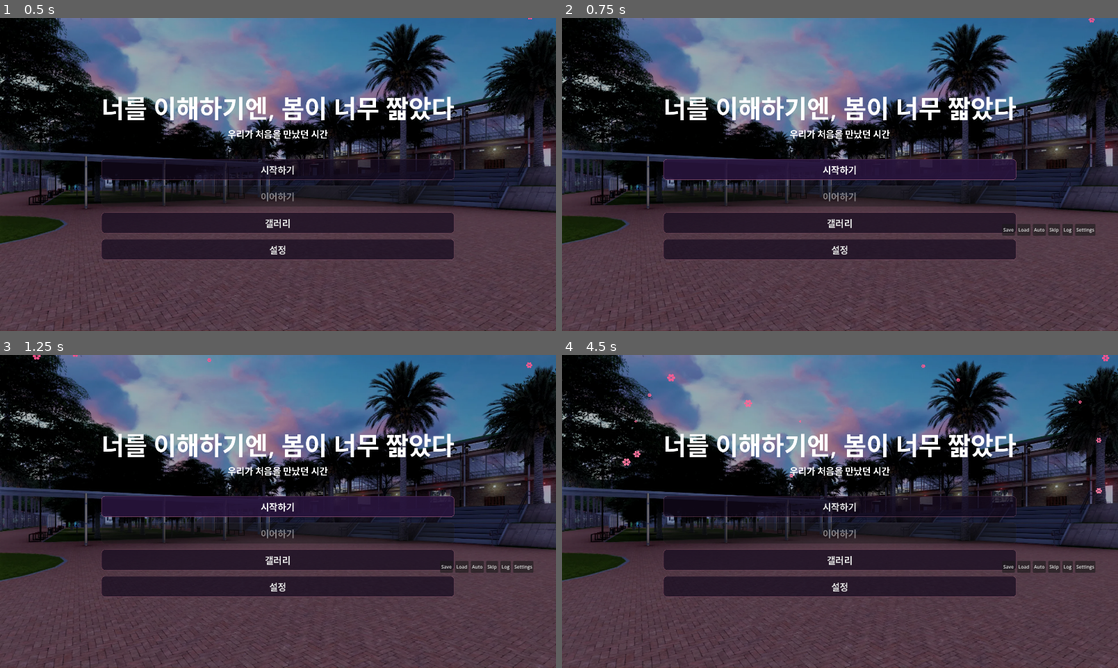
Above: before the commit, frames 1-4 (two rows, left to right).
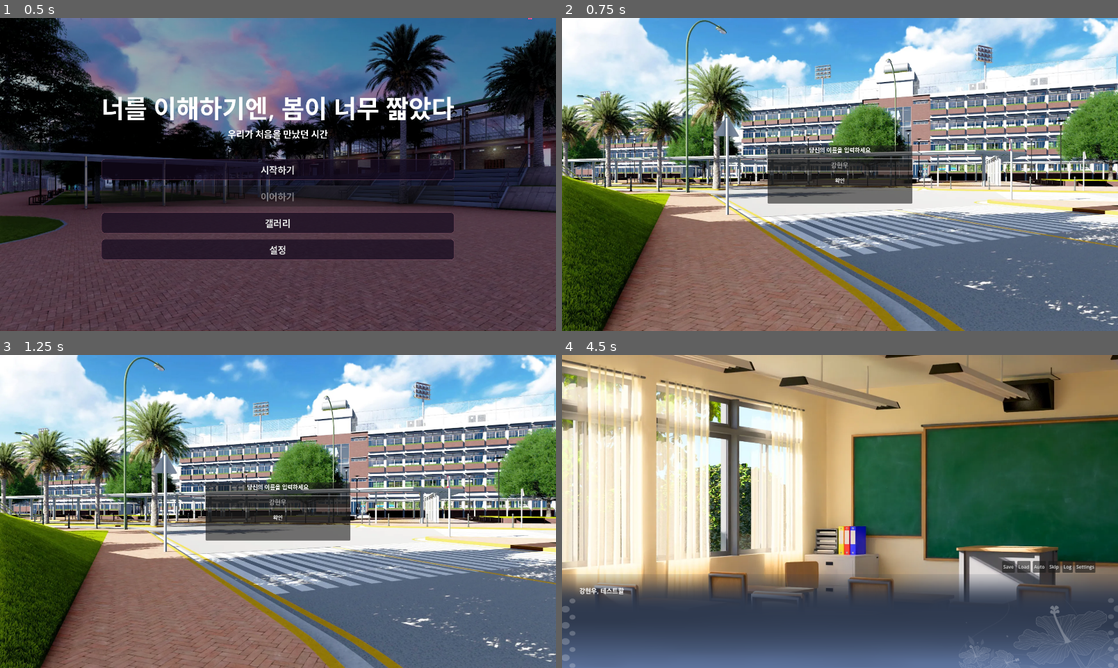
Above: after the commit, the same moments.

Repository: fomula91/godot-m
Game: Godot game, scene res://scenes/title_screen.tscn
The game is run twice, just before and just after one commit, with the same random seed, the same clock (stepped at 60 frames per second) and the same inputs.
Inputs (mouse positions are in pixels of both pictures, inside the frame that each line leads up to):
- Up to frame 1 (0.5 s): no input
- Up to frame 2 (0.75 s): click "시작하기" at 0.5 s
- Up to frame 3 (1.25 s): no input
- Up to frame 4 (4.5 s): click (840, 505) at 1.25 s, where only the run before the commit has a clickable "시작하기"; click (1056, 567) at 2 s, where only the run before the commit has a clickable "Skip"; click (1056, 567) at 2.75 s, where only the run before the commit has a clickable "Skip"; click (840, 517) at 3.5 s, where only the run after the commit has a clickable "확인"; click (840, 558) at 4.25 s, where only the run before the commit has a clickable "갤러리"

Frame 1 is identical in both runs. In frame 2, 97% of the frame differs, in the area x 0-100%, y 0-100%; in frame 3, 97%; in frame 4, 97%.
Error before the commit: Parse Error: Identifier "dialogue_box" not declared in the current scope. (res://scenes/main_scene.gd:93)

Commit message:
이미지 적용

Diff:
--- a/scenes/controller/dialogue_controller.gd
+++ b/scenes/controller/dialogue_controller.gd
@@ -122,10 +122,7 @@
     typing_finished.emit()
 
 func _apply_dialogue_box_style() -> void:
-    var style := StyleBoxFlat.new()
-    style.bg_color = Color(0.078, 0.039, 0.118, 0.82)
-    style.border_color = Color(0.957, 0.561, 0.694, 0.2)
-    style.set_border_width_all(2)
-    style.set_corner_radius_all(16)
+    var style := StyleBoxTexture.new()
+    style.texture = preload("res://assets/system/dialog-background.png")
     style.set_content_margin_all(20)
     dialogue_box.add_theme_stylebox_override("panel", style)
--- a/scenes/main_scene.gd
+++ b/scenes/main_scene.gd
@@ -90,7 +90,7 @@
 	var style := StyleBoxTexture.new()
 	style.texture = preload("res://assets/system/dialog-background.png")
 	style.set_content_margin_all(20)
-	dialogue_box.add_theme_stylebox_override("panel", style)
+	dialogue_layer.dialogue_box.add_theme_stylebox_override("panel", style)
 
 
 # === Input ===
--- a/scenes/main_scene.tscn
+++ b/scenes/main_scene.tscn
@@ -110,7 +110,6 @@
 anchor_top = 0.7
 anchor_right = 1.0
 anchor_bottom = 1.0
-offset_left = 1.0
 grow_horizontal = 2
 grow_vertical = 0
 
@@ -153,7 +152,6 @@
 vertical_alignment = 1
 
 [node name="ChoicePanel" type="VBoxContainer" parent="UILayer" unique_id=590421080]
-script = ExtResource("5_choice")
 visible = false
 anchors_preset = 8
 anchor_left = 0.5
@@ -167,6 +165,7 @@
 grow_horizontal = 2
 grow_vertical = 2
 theme_override_constants/separation = 16
+script = ExtResource("5_choice")
 
 [node name="QuickMenu" type="HBoxContainer" parent="UILayer" unique_id=1827022812]
 anchors_preset = -1
Not shown: 1 places in scenes/main_scene.tscn that only renumber resources
